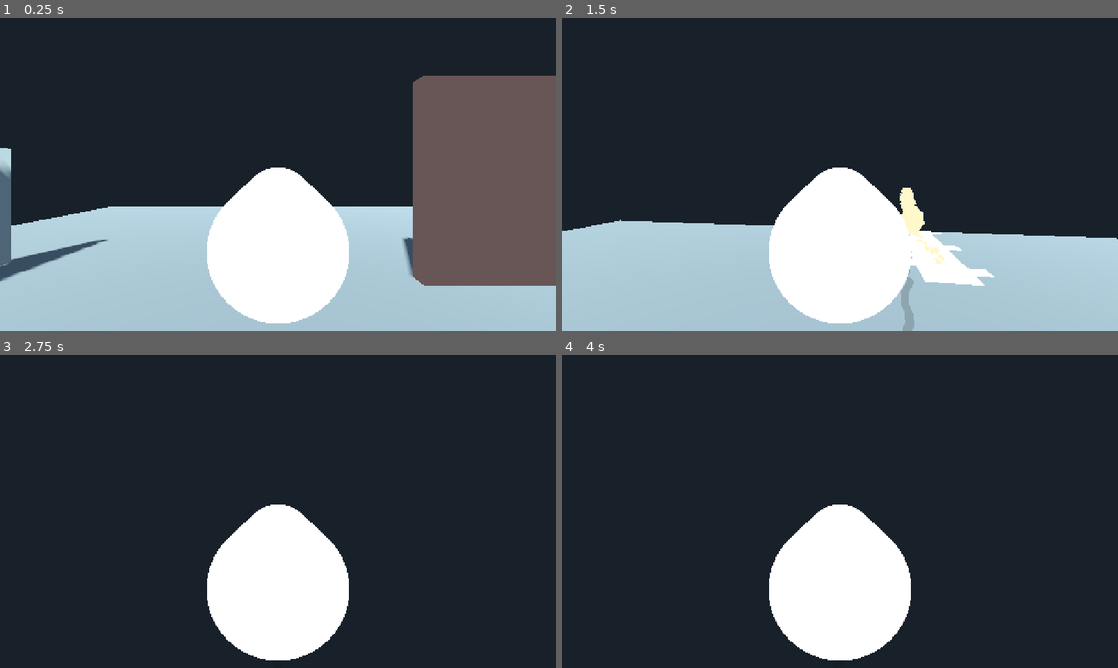
Above: before the commit, frames 1-4 (two rows, left to right).
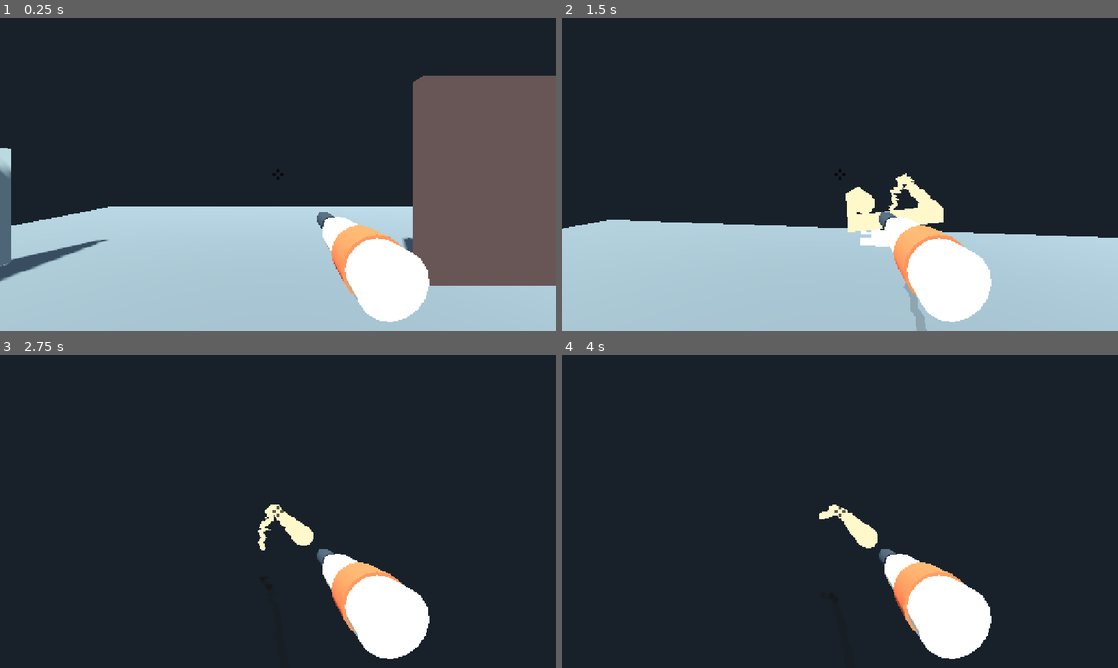
Above: after the commit, the same moments.

Repository: k3vin7/SauceIT-
Game: Godot game, scene res://main.tscn
Two runs of this game, one before a commit and one after it. Both use one fixed random seed, a clock stepped at 60 frames per second and the inputs below.
Inputs (mouse positions are in pixels of both pictures, inside the frame that each line leads up to):
- Up to frame 1 (0.25 s): no input
- Up to frame 2 (1.5 s): tap Enter at 0.5 s; move the mouse to (867, 174) at 0.52 s; press the mouse at (867, 174) at 0.53 s; hold W (move_forward) from 0.53 s (still down); move the mouse to (812, 174) at 1.27 s; release the mouse at (812, 174) at 1.28 s; click (812, 174) at 1.35 s
- Up to frame 3 (2.75 s): keep holding W (move_forward); move the mouse to (289, 505) at 2.02 s; press the mouse at (289, 505) at 2.03 s
- Up to frame 4 (4 s): keep holding W (move_forward); move the mouse to (834, 517) at 2.77 s; release the mouse at (834, 517) at 2.78 s; click (834, 517) at 2.85 s; move the mouse to (878, 514) at 3.52 s; press the mouse at (878, 514) at 3.53 s

The runs differ from the first frame. In frame 1, 13% of the frame differs, in the area x 37-78%, y 47-98%; in frame 2, 13%; in frame 3, 13%; in frame 4, 13%.

Commit message:
Fix camera-relative movement, add a crosshair and the sauce bottle
WASD was still being taken as a world-space direction, which only worked
while the camera was locked to yaw 0. With free mouse-look, turning around
reversed all four directions. Input is now rotated by the player's facing.

Adds a fixed centre crosshair on a CanvasLayer, and replaces the plain
nozzle with a sauce bottle viewmodel held to the lower right: tapering
body, label band, and a dark cap and tip that clear the body.

The bottle is held off-centre, so the strand is launched at the point the
crosshair marks (Aim Convergence Distance) instead of parallel to the view
axis. Launching parallel misses the reticle by the full hold offset,
measured at 0.267 m. The bottle is oriented at the same point, so the
nozzle visually lines up with where the sauce goes.

The bottle is a first-person viewmodel and is hidden in third person,
where it would sit inside the capsule. The shoulder camera was also pulled
back and raised, since at the previous offset the capsule covered the
centre of the screen.

Weapon values including stream_range are untouched.

probe_aim covers camera-relative movement at five yaws in all four
directions, the crosshair spanning the viewport, the bottle being held
right of and below the view axis, and the strand crossing the crosshair
point at nine yaw/pitch combinations. Each check was confirmed to fail
when the behaviour it covers is reverted.

Crosshair is referenced as Control rather than by its class_name: a fresh
checkout has no global script class cache, and the type would not resolve
before the first import.

Claude-Session: https://claude.ai/code/session_01HCdwwVp4KXGpCDusmVrS6V

Diff:
--- /dev/null
+++ b/scripts/crosshair.gd
@@ -0,0 +1,32 @@
+class_name Crosshair
+extends Control
+
+## Fixed centre reticle. The strand converges on the point this marks, so it
+## reads as the aim point rather than decoration.
+
+@export_range(0.0, 40.0, 1.0, "suffix:px") var arm_length := 9.0
+@export_range(0.0, 30.0, 1.0, "suffix:px") var centre_gap := 5.0
+@export_range(1.0, 6.0, 1.0, "suffix:px") var thickness := 2.0
+@export var arm_color := Color(1.0, 1.0, 1.0, 0.9)
+@export var outline_color := Color(0.0, 0.0, 0.0, 0.65)
+
+
+func _ready() -> void:
+	name = "Crosshair"
+	mouse_filter = Control.MOUSE_FILTER_IGNORE
+	set_anchors_and_offsets_preset(Control.PRESET_FULL_RECT)
+	resized.connect(queue_redraw)
+
+
+func _draw() -> void:
+	var centre := size * 0.5
+	# Vertical then horizontal arm pairs, drawn from the gap outwards.
+	var arms := [Vector2.UP, Vector2.DOWN, Vector2.LEFT, Vector2.RIGHT]
+	for arm in arms:
+		var from: Vector2 = centre + arm * centre_gap
+		var to: Vector2 = centre + arm * (centre_gap + arm_length)
+		draw_line(from, to, outline_color, thickness + 2.0)
+	for arm in arms:
+		var from: Vector2 = centre + arm * centre_gap
+		var to: Vector2 = centre + arm * (centre_gap + arm_length)
+		draw_line(from, to, arm_color, thickness)
--- a/scripts/mayo_prototype.gd
+++ b/scripts/mayo_prototype.gd
@@ -4,6 +4,7 @@
 const FloorScript := preload("res://scripts/floor_contamination.gd")
 const PlayerScript := preload("res://scripts/player_controller.gd")
 const WallScript := preload("res://scripts/contaminable_object.gd")
+const CrosshairScript := preload("res://scripts/crosshair.gd")
 
 enum PointPhase { AIR, WALL_FIXED, LANDING }
 
@@ -77,12 +78,23 @@
 @export var start_in_first_person := true
 @export_range(35.0, 90.0, 1.0, "suffix:°") var camera_fov := 74.0
 @export_range(0.2, 2.0, 0.01, "suffix:m") var eye_height := 0.52
-@export_range(-1.5, 1.5, 0.01, "suffix:m") var shoulder_offset_right := 0.42
-@export_range(-1.0, 1.5, 0.01, "suffix:m") var shoulder_offset_up := 0.16
-@export_range(0.5, 5.0, 0.05, "suffix:m") var shoulder_distance := 1.75
+@export_range(-1.5, 1.5, 0.01, "suffix:m") var shoulder_offset_right := 0.55
+@export_range(-1.0, 1.5, 0.01, "suffix:m") var shoulder_offset_up := 0.34
+@export_range(0.5, 5.0, 0.05, "suffix:m") var shoulder_distance := 2.40
 ## Points nearer than this to the camera are dropped from the ribbon so the
 ## strand root does not fill the screen in first person. 0 disables it.
 @export_range(0.0, 1.0, 0.01, "suffix:m") var strand_near_cull_distance := 0.34
+
+@export_group("Weapon Hold")
+@export_range(-0.6, 0.6, 0.01, "suffix:m") var weapon_offset_right := 0.155
+@export_range(-0.6, 0.3, 0.01, "suffix:m") var weapon_offset_up := -0.15
+@export_range(0.1, 1.0, 0.01, "suffix:m") var weapon_offset_forward := 0.28
+@export_range(0.02, 0.14, 0.005, "suffix:m") var bottle_radius := 0.052
+@export_range(0.08, 0.5, 0.01, "suffix:m") var bottle_length := 0.20
+## The strand is launched at the point the crosshair marks, this far down the
+## camera forward axis, so an off-centre nozzle still fires through the centre.
+@export_range(0.5, 8.0, 0.05, "suffix:m") var aim_convergence_distance := 2.2
+@export var show_crosshair := true
 
 var _points: Array[MayoPoint] = []
 var _emit_distance := 0.0
@@ -92,6 +104,8 @@
 var _muzzle: Marker3D
 var _aim_pivot: Node3D
 var _body_mesh: MeshInstance3D
+var _crosshair: Control
+var _weapon: Node3D
 var _camera: Camera3D
 var _floor: FloorContamination
 var _walls: Array[ContaminableObject] = []
@@ -202,6 +216,10 @@
 	_first_person = enabled
 	if is_instance_valid(_body_mesh):
 		_body_mesh.visible = not enabled
+	# The bottle is a first-person viewmodel held at eye height; in third person
+	# it would sit inside the capsule, so it is hidden rather than mispositioned.
+	if is_instance_valid(_weapon):
+		_weapon.visible = enabled
 	_update_camera()
 
 
@@ -273,6 +291,16 @@
 	_landing_visual = _make_stream_visual("LandingRibbon", landing_material)
 	_shadow_visual = _make_stream_visual("ProjectedShadow", shadow_material)
 	_build_droplet_pool(mayo_material)
+	_build_crosshair()
+
+
+func _build_crosshair() -> void:
+	var layer := CanvasLayer.new()
+	layer.name = "HUD"
+	add_child(layer)
+	_crosshair = CrosshairScript.new()
+	_crosshair.visible = show_crosshair
+	layer.add_child(_crosshair)
 
 
 func _build_environment() -> void:
@@ -324,25 +352,65 @@
 	_aim_pivot.position = Vector3(0.0, eye_height, 0.0)
 	_player.add_child(_aim_pivot)
 
-	var nozzle := MeshInstance3D.new()
-	nozzle.name = "Nozzle"
-	var nozzle_mesh := CylinderMesh.new()
-	nozzle_mesh.top_radius = 0.055
-	nozzle_mesh.bottom_radius = 0.075
-	nozzle_mesh.height = 0.28
-	nozzle.mesh = nozzle_mesh
-	nozzle.rotation_degrees.x = 90.0
-	nozzle.position = Vector3(0.0, -0.06, -0.30)
-	var nozzle_material := StandardMaterial3D.new()
-	nozzle_material.albedo_color = Color("d9e2e8")
-	nozzle_material.roughness = 0.38
-	nozzle.material_override = nozzle_material
-	_aim_pivot.add_child(nozzle)
+	_build_weapon()
+
+
+## Sauce bottle viewmodel, held to the lower right and angled so its nozzle
+## points at the crosshair rather than straight down the view axis.
+func _build_weapon() -> void:
+	var hold := Vector3(weapon_offset_right, weapon_offset_up, -weapon_offset_forward)
+	_weapon = Node3D.new()
+	_weapon.name = "SauceBottle"
+	# The convergence point sits on the view axis, so pointing the bottle at it
+	# in pivot space is what visually lines the nozzle up with the crosshair.
+	var to_crosshair := Vector3(0.0, 0.0, -aim_convergence_distance) - hold
+	_weapon.transform = Transform3D(Basis.looking_at(to_crosshair, Vector3.UP), hold)
+	_aim_pivot.add_child(_weapon)
+
+	var body_color := Color("cdc4b4")
+	var cap_color := Color("2f3a47")
+	var label_color := Color("c25b3f")
+	var cursor := 0.0
+	# Squeeze-bottle silhouette: tapering body, a label band, then a dark cap and
+	# tip that clear the body so the nozzle reads against the scene.
+	cursor = _add_bottle_part("Body", bottle_radius, bottle_radius * 0.72,
+		bottle_length, cursor, body_color, 0.45, 16)
+	_add_bottle_part("Label", bottle_radius * 1.04, bottle_radius * 0.95,
+		bottle_length * 0.3, bottle_length * 0.22, label_color, 0.6, 16)
+	cursor = _add_bottle_part("Shoulder", bottle_radius * 0.72, bottle_radius * 0.4,
+		bottle_length * 0.26, cursor, body_color, 0.45, 14)
+	cursor = _add_bottle_part("Cap", bottle_radius * 0.46, bottle_radius * 0.42,
+		bottle_length * 0.26, cursor, cap_color, 0.55, 14)
+	cursor = _add_bottle_part("Tip", bottle_radius * 0.42, bottle_radius * 0.16,
+		bottle_length * 0.22, cursor, cap_color, 0.5, 12)
 
 	_muzzle = Marker3D.new()
 	_muzzle.name = "Muzzle"
-	_muzzle.position = Vector3(0.0, -0.06, -0.44)
-	_aim_pivot.add_child(_muzzle)
+	_muzzle.position = Vector3(0.0, 0.0, -cursor)
+	_weapon.add_child(_muzzle)
+
+
+## Adds one cylinder section along the bottle axis starting at `offset`, and
+## returns the offset of its far end.
+func _add_bottle_part(part_name: String, back_radius: float, front_radius: float,
+		length: float, offset: float, color: Color, roughness: float, segments: int) -> float:
+	var part := MeshInstance3D.new()
+	part.name = part_name
+	var mesh := CylinderMesh.new()
+	# The mesh is built along +Y then rotated onto -Z, so its "top" faces forward.
+	mesh.top_radius = front_radius
+	mesh.bottom_radius = back_radius
+	mesh.height = length
+	mesh.radial_segments = segments
+	part.mesh = mesh
+	part.rotation_degrees.x = -90.0
+	part.position = Vector3(0.0, 0.0, -(offset + length * 0.5))
+	var material := StandardMaterial3D.new()
+	material.albedo_color = color
+	material.roughness = roughness
+	part.material_override = material
+	_weapon.add_child(part)
+	return offset + length
 
 
 func _create_wall(wall_name: String, wall_position: Vector3, wall_size: Vector3, color: Color) -> void:
@@ -422,11 +490,14 @@
 	# Both jitters use the aim's own axes rather than the world up axis, which
 	# degenerates to a zero vector when aiming straight up or down.
 	var aim_basis := _aim_basis()
+	var jitter := _rng.randf_range(-lateral_position_jitter, lateral_position_jitter)
+	point.position = _muzzle.global_position + _attack_direction * muzzle_forward_offset \
+		+ aim_basis.x * jitter
+	# The nozzle is held off to the side, so the strand is launched at the point
+	# the crosshair marks rather than parallel to the view axis.
+	var convergence := _aim_pivot.global_position + _attack_direction * aim_convergence_distance
 	var angle := _rng.randf_range(-yaw_angle_jitter, yaw_angle_jitter)
-	var direction := _attack_direction.rotated(aim_basis.y, angle).normalized()
-	var lateral := aim_basis.x
-	var jitter := _rng.randf_range(-lateral_position_jitter, lateral_position_jitter)
-	point.position = _muzzle.global_position + direction * muzzle_forward_offset + lateral * jitter
+	var direction := (convergence - point.position).normalized().rotated(aim_basis.y, angle).normalized()
 	point.last_collision_position = point.position
 	# Speed jitter is independent of the yaw jitter above: it spreads where a
 	# point runs out of pressure, and so spreads the landing point along the
--- a/scripts/player_controller.gd
+++ b/scripts/player_controller.gd
@@ -13,7 +13,12 @@
 
 func _physics_process(delta: float) -> void:
 	var input_vector := Input.get_vector("move_left", "move_right", "move_forward", "move_backward")
-	var desired := Vector3(input_vector.x, 0.0, input_vector.y) * move_speed
+	# Movement is relative to where the player is facing, which the prototype
+	# drives from the aim yaw. Taking the input as a world direction only worked
+	# while the camera was locked to yaw 0.
+	var desired := global_basis * Vector3(input_vector.x, 0.0, input_vector.y)
+	desired.y = 0.0
+	desired *= move_speed
 	velocity.x = move_toward(velocity.x, desired.x, acceleration * delta)
 	velocity.z = move_toward(velocity.z, desired.z, acceleration * delta)
 	velocity.y = 0.0
--- a/tests/probe_aim.gd
+++ b/tests/probe_aim.gd
@@ -152,6 +152,71 @@
 		"billboard vector still swings for points straddling the camera")
 	_check(swing_a.distance_to(-forward) < 0.001, "billboard fallback is not the view axis")
 
+	# --- movement must follow the aim, not the world axes ---
+	scene.set_first_person(true)
+	for yaw in [0.0, 90.0, 180.0, -90.0, 37.0]:
+		scene.debug_set_aim(yaw, 0.0)
+		await physics_frame
+		var aim_forward: Vector3 = scene._attack_direction
+		var aim_right: Vector3 = scene._aim_basis().x
+		for move in [["move_forward", aim_forward], ["move_backward", -aim_forward],
+				["move_right", aim_right], ["move_left", -aim_right]]:
+			scene._player.velocity = Vector3.ZERO
+			scene._player.global_position = Vector3(0.0, 0.64, 1.55)
+			Input.action_press(move[0])
+			for _frame in 30:
+				await physics_frame
+			Input.action_release(move[0])
+			var moved: Vector3 = scene._player.global_position - Vector3(0.0, 0.64, 1.55)
+			moved.y = 0.0
+			var expected: Vector3 = move[1]
+			expected.y = 0.0
+			expected = expected.normalized()
+			_check(moved.length() > 0.05, "%s produced no movement at yaw %.0f" % [move[0], yaw])
+			_check(moved.normalized().dot(expected) > 0.99,
+				"%s moved %.2f deg off the aim at yaw %.0f" % [
+					move[0], rad_to_deg(moved.normalized().angle_to(expected)), yaw])
+	for _frame in 10:
+		await physics_frame
+
+	# --- crosshair marks the centre, and the strand converges on it ---
+	scene.set_first_person(true)
+	scene.debug_set_aim(0.0, 0.0)
+	await physics_frame
+	await process_frame
+	_check(scene._crosshair != null and scene._crosshair.is_inside_tree(), "no crosshair was built")
+	_check(scene._crosshair.get_parent() is CanvasLayer, "crosshair is not on a CanvasLayer")
+	var viewport_size: Vector2 = scene.get_viewport().get_visible_rect().size
+	_check(scene._crosshair.size.distance_to(viewport_size) < 0.001,
+		"crosshair does not span the viewport, so its centre is not the screen centre")
+
+	for yaw in [0.0, 90.0, -140.0]:
+		for pitch in [0.0, 40.0, -40.0]:
+			scene.debug_set_aim(yaw, pitch)
+			await physics_frame
+			var pivot: Vector3 = scene._aim_pivot.global_position
+			var axis: Vector3 = scene._attack_direction
+			# The nozzle is held to the right of the view axis.
+			var muzzle_offset: Vector3 = scene._muzzle.global_position - pivot
+			_check(muzzle_offset.dot(scene._aim_basis().x) > 0.05,
+				"muzzle is not held right of centre at yaw %.0f pitch %.0f" % [yaw, pitch])
+			_check(muzzle_offset.dot(scene._aim_basis().y) < 0.0,
+				"muzzle is not held below the view axis at yaw %.0f pitch %.0f" % [yaw, pitch])
+			# Launched strand must cross the crosshair point, not run parallel.
+			scene._points.clear()
+			for _i in 60:
+				scene._emit_point()
+			var crosshair_point: Vector3 = pivot + axis * scene.aim_convergence_distance
+			var worst := 0.0
+			for point in scene._points:
+				var to_target: Vector3 = crosshair_point - point.position
+				var along: float = to_target.dot(point.launch_direction)
+				var miss: float = (to_target - point.launch_direction * along).length()
+				worst = maxf(worst, miss)
+			_check(worst < 0.06,
+				"strand misses the crosshair by %.3f m at yaw %.0f pitch %.0f" % [worst, yaw, pitch])
+	scene._points.clear()
+
 	if failures.is_empty():
 		print("MAYO_AIM_OK")
 		quit(0)
Not shown, added: scripts/crosshair.gd.uid
Not shown, added: tests/probe_aim.gd.uid
Not shown, changed: README.md
